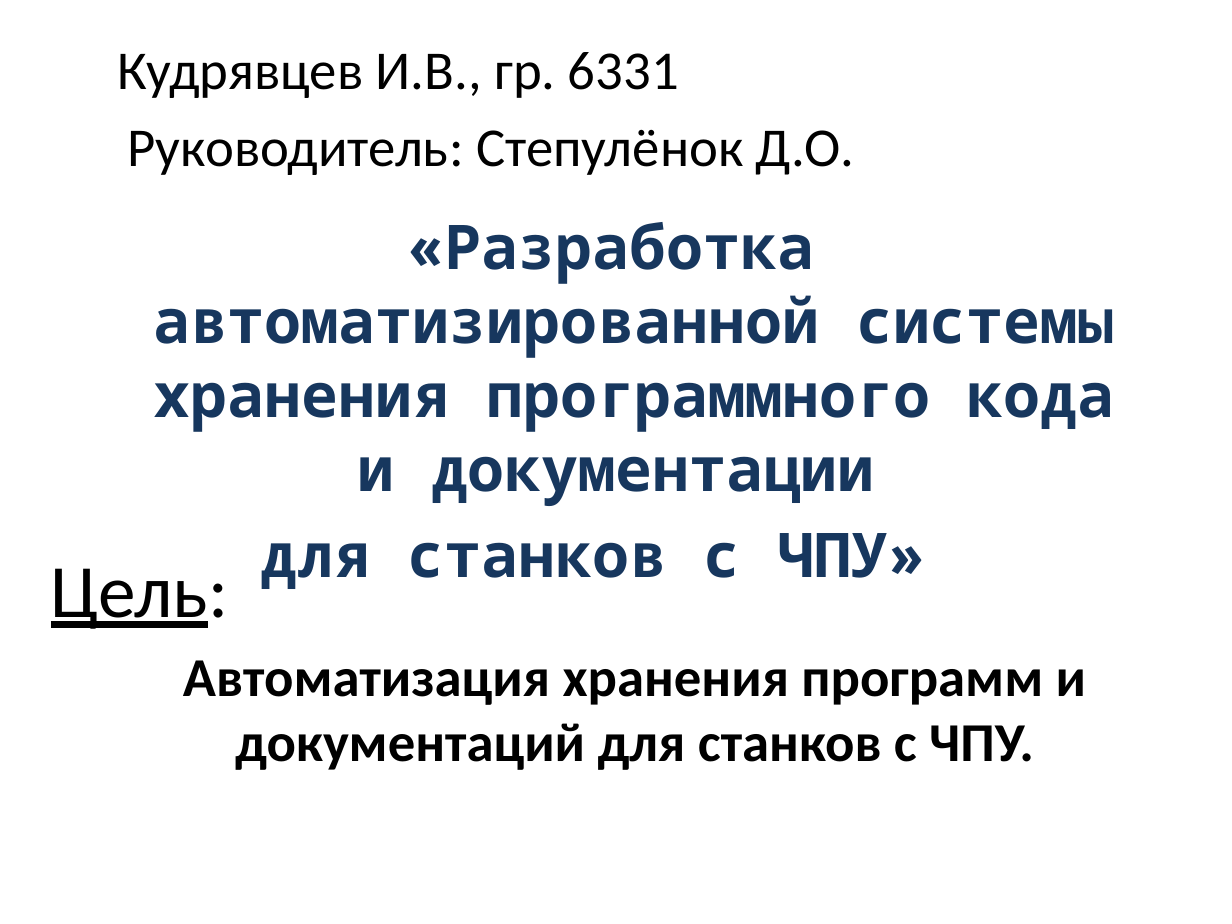
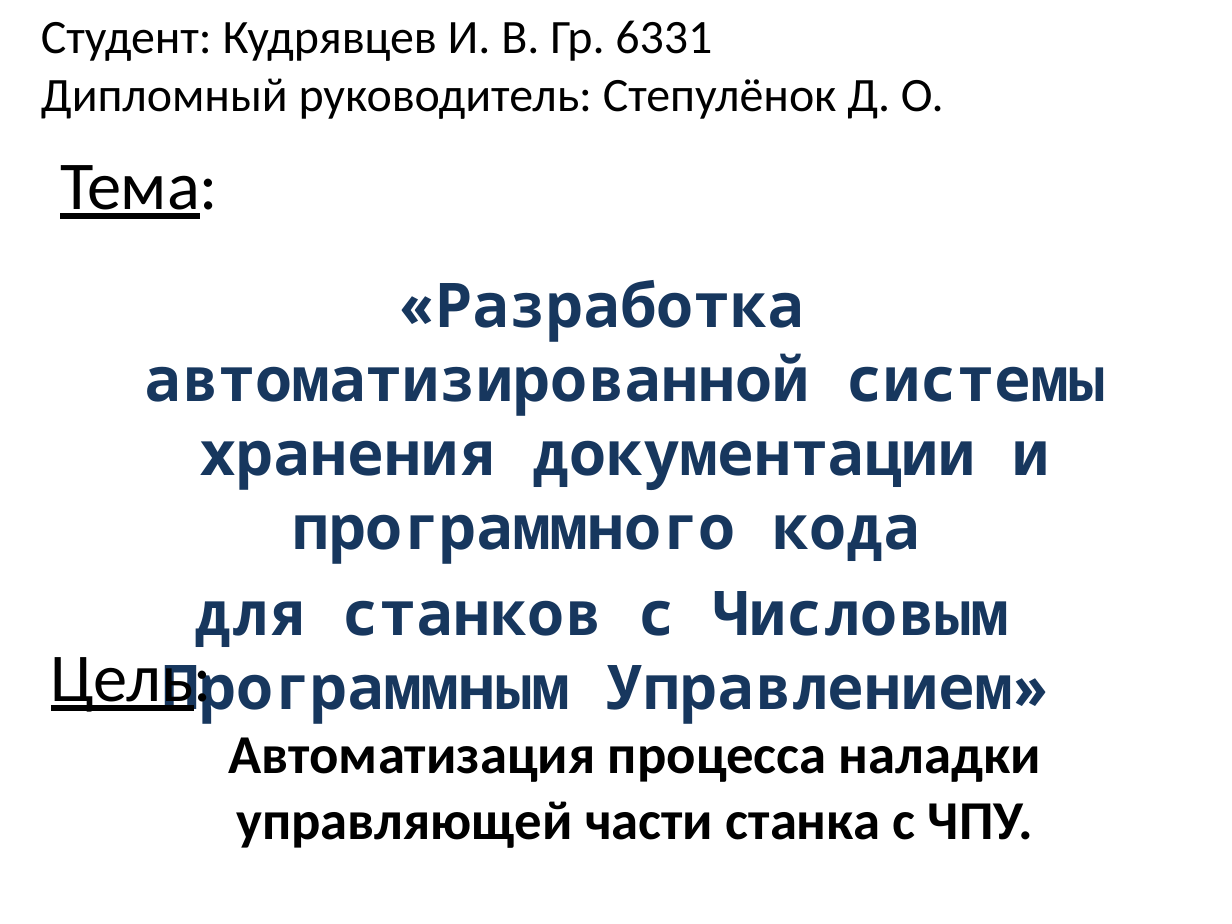
Before and after one commit to stden/diplomx, a slide deck: slide 1 of Кудрявцев Иван Владиславович/Презентация к диплому.pptx. Drawn at 1232x924 pixels with LibreOffice and Linux fonts; fonts in the diff are those of the drawing. Boxes give left, top, right and bottom in pixels: in the first picture for what was removed or moved away, otherwise in the second. Text is boxed around its words. In the diff, an @@ line names an element or a change of style, - is before the commit and + after.

```diff
--- a/Кудрявцев Иван Владиславович/Презентация к диплому.pptx
+++ b/Кудрявцев Иван Владиславович/Презентация к диплому.pptx
@@ text at (41,20,944,119): text changed; size 32 to 28 pt @@
-Кудрявцев И.В., гр. 6331
+Студент: Кудрявцев И. В. Гр. 6331
+Дипломный руководитель: Степулёнок Д. О.
@@ text at (60,165,218,219): text changed; size 32 to 40 pt @@
-Руководитель: Степулёнок Д.О.
+Тема:
@@ text at (144,280,1105,724): text changed @@
-«Разработка автоматизированной системы хранения программного кода и документации
-для станков с ЧПУ»
+«Разработка автоматизированной системы хранения документации и программного кода
+для станков с Числовым Программным Управлением»
@@ text "Цель:": place and size @@
-text "Цель:" at (51,568,229,629)
+text "Цель:" at (51,644,212,717)
@@ text "Цель:" at (51,644,212,717): size 44 to 40 pt @@
@@ text at (228,737,1041,848): text changed @@
-Автоматизация хранения программ и документаций для станков с ЧПУ.
+Автоматизация процесса наладки управляющей части станка с ЧПУ.
```
Also in this commit, not shown: 8 other slides changed, 1 slide added, 4 other files.
